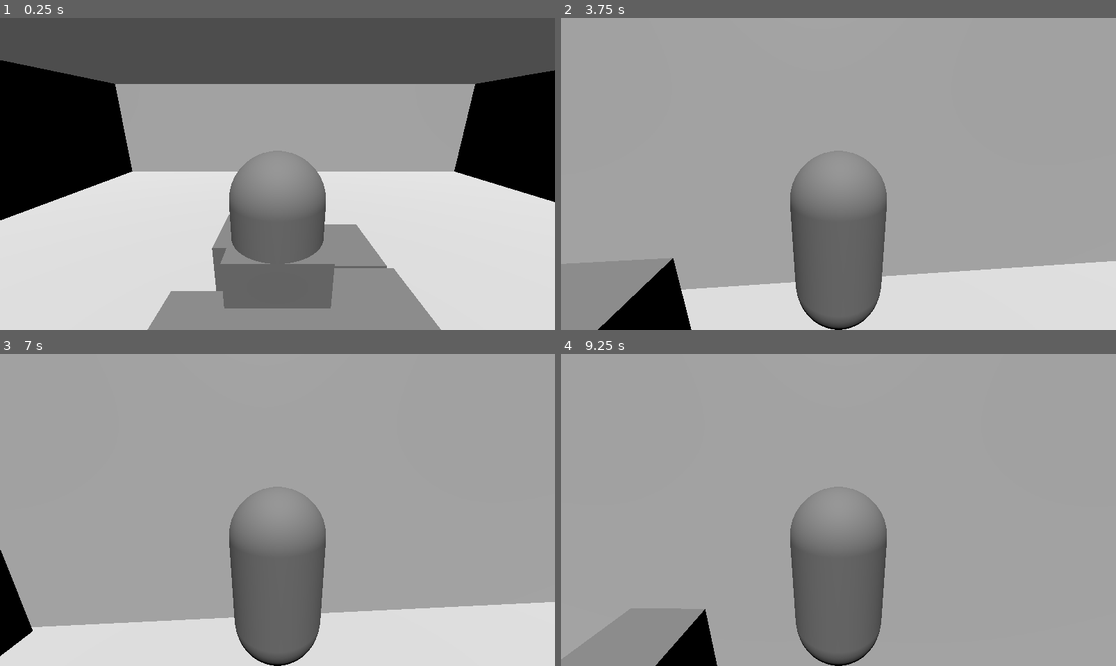
Above: before the commit, frames 1-4 (two rows, left to right).
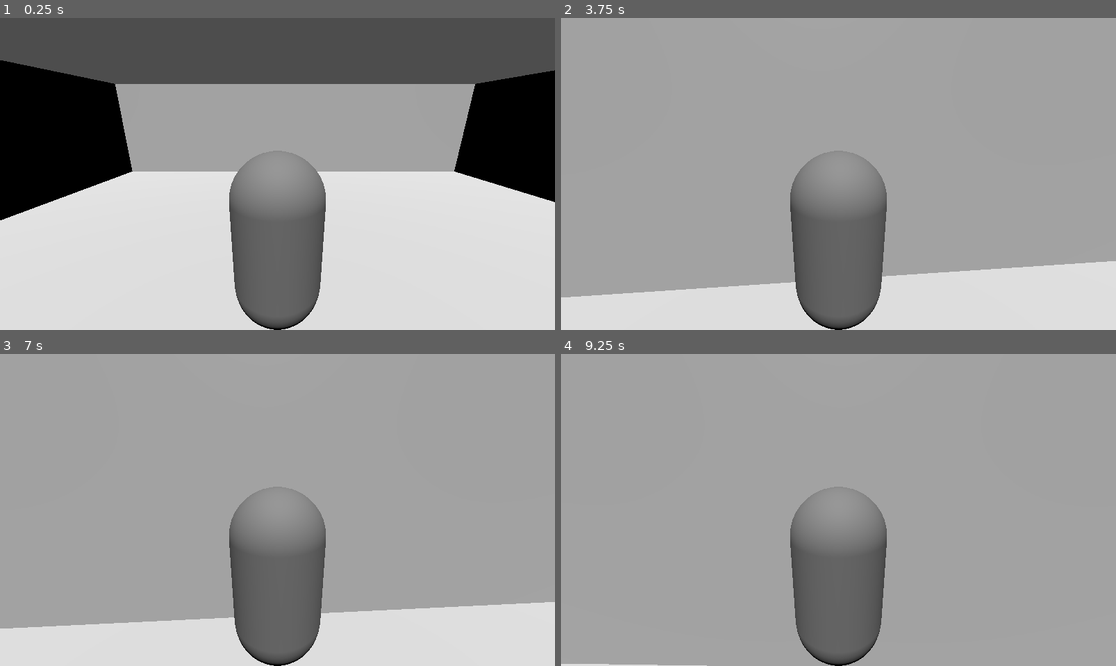
Above: after the commit, the same moments.

Repository: jbannisterly/SetInStone
Game: Godot game, scene res://Scene.tscn
The game is run twice, just before and just after one commit, with the same random seed, the same clock (stepped at 60 frames per second) and the same inputs.
Inputs (mouse positions are in pixels of both pictures, inside the frame that each line leads up to):
- Up to frame 1 (0.25 s): no input
- Up to frame 2 (3.75 s): tap Enter (ui_accept) at 0.5, 0.77, 1.52, 2.75, 3.02 s; move the mouse to (866, 174) at 0.52 s; hold W from 0.53 s (still down); click (866, 174) at 0.67 s; move the mouse to (810, 174) at 1.27 s; click (810, 174) at 1.42 s; move the mouse to (849, 167) at 2.02 s; click (849, 167) at 2.17 s; move the mouse to (832, 180) at 2.77 s; click (832, 180) at 2.92 s; move the mouse to (877, 177) at 3.52 s; click (877, 177) at 3.67 s
- Up to frame 3 (7 s): tap Enter (ui_accept) at 3.77, 4.52, 5, 6.02, 6.77 s; move the mouse to (233, 506) at 4.27 s; click (233, 506) at 4.42 s; move the mouse to (283, 510) at 5.02 s; click (283, 510) at 5.17 s; move the mouse to (255, 503) at 5.77 s; release W at 5.78 s; hold D 5.78-6.53 s; click (255, 503) at 5.92 s; move the mouse to (305, 510) at 6.52 s; hold W from 6.53 s (still down); click (305, 510) at 6.67 s
- Up to frame 4 (9.25 s): move the mouse to (810, 510) at 7.27 s; click (810, 510) at 7.42 s; tap Enter (ui_accept) at 7.52, 8.75, 9.02 s; move the mouse to (849, 503) at 8.02 s; click (849, 503) at 8.17 s; move the mouse to (832, 516) at 8.77 s; release W at 8.78 s; hold A from 8.78 s (still down); click (832, 516) at 8.92 s

The runs differ from the first frame. In frame 1, 8.6% of the frame differs, in the area x 26-80%, y 63-100%; in frame 2, 3.1%; in frame 3, 1.0%; in frame 4, 1.1%.

Commit message:
can shoot enemies

Diff:
--- a/set-in-stone/Enemy.tscn
+++ b/set-in-stone/Enemy.tscn
@@ -6,7 +6,7 @@
 
 [sub_resource type="CapsuleShape3D" id="CapsuleShape3D_tt7e2"]
 
-[node name="Node3D" type="CharacterBody3D" unique_id=409435434]
+[node name="Enemy" type="CharacterBody3D" unique_id=409435434]
 transform = Transform3D(1, 0, 0, 0, 1, 0, 0, 0, 1, 0, 0.49732715, 0)
 collision_layer = 2
 script = ExtResource("1_tt7e2")
--- a/set-in-stone/EnemySpawner.tscn
+++ b/set-in-stone/EnemySpawner.tscn
@@ -18,7 +18,7 @@
 # Called every frame. 'delta' is the elapsed time since the previous frame.
 func _process(delta: float) -> void:
 
-	if enemy_count < 10:
+	if enemy_count < 10 and randf() > 0.99:
 		var new_enemy = enemy.instantiate()
 		new_enemy.connect(\"died\", _on_enemy_died)
 		add_child(new_enemy)
--- a/set-in-stone/Player.tscn
+++ b/set-in-stone/Player.tscn
@@ -1,12 +1,13 @@
 [gd_scene format=3 uid="uid://chv3rwgouf4iw"]
 
 [ext_resource type="Script" uid="uid://c3b3fqrek4e3" path="res://player_movement.gd" id="1_xhfnw"]
+[ext_resource type="Script" uid="uid://csihjc0gb4ky8" path="res://camera_holder.gd" id="2_kpjcp"]
 
 [sub_resource type="CapsuleMesh" id="CapsuleMesh_xhfnw"]
 
 [sub_resource type="CapsuleShape3D" id="CapsuleShape3D_0rwas"]
 
-[node name="Node3D" type="CharacterBody3D" unique_id=848546064]
+[node name="Player" type="CharacterBody3D" unique_id=848546064]
 script = ExtResource("1_xhfnw")
 
 [node name="MeshInstance3D" type="MeshInstance3D" parent="." unique_id=1756730682]
@@ -15,6 +16,10 @@
 [node name="CollisionShape3D" type="CollisionShape3D" parent="." unique_id=1045125332]
 shape = SubResource("CapsuleShape3D_0rwas")
 
-[node name="Camera3D" type="Camera3D" parent="." unique_id=2067000389]
-transform = Transform3D(-1, -2.441013e-08, 8.529066e-08, 0, 1.0068324, 0.270561, -8.742278e-08, 0.27921933, -0.97561145, 0, 1.3230491, -2)
+[node name="CameraHolder" type="Node3D" parent="." unique_id=2104967677]
+transform = Transform3D(1.4010537, 0, 0, 0, 1, 0, 0, 0, 1, 0, 0, 0)
+script = ExtResource("2_kpjcp")
+
+[node name="Camera3D" type="Camera3D" parent="CameraHolder" unique_id=2067000389]
+transform = Transform3D(-1, -2.336272e-08, 8.4243254e-08, 0, 0.96363044, 0.26723838, -8.742278e-08, 0.26723838, -0.96363044, 0, 1.3230491, -2)
 current = true
--- /dev/null
+++ b/set-in-stone/camera_holder.gd
@@ -0,0 +1,11 @@
+extends Node3D
+
+
+# Called when the node enters the scene tree for the first time.
+func _ready() -> void:
+	pass # Replace with function body.
+
+
+# Called every frame. 'delta' is the elapsed time since the previous frame.
+func _process(delta: float) -> void:
+	pass
--- a/set-in-stone/enemy.gd
+++ b/set-in-stone/enemy.gd
@@ -1,6 +1,6 @@
 extends CharacterBody3D
 
-const SPEED = 5
+const SPEED = 1
 var target = Vector3(0,0,0)
 var total_delta = 0
 var spawner = get_parent()
@@ -9,7 +9,6 @@
 
 # Called when the node enters the scene tree for the first time.
 func _ready() -> void:
-	#add_user_signal("died")
 	pass # Replace with function body.
 
 
@@ -41,7 +40,5 @@
 
 	position.y = 0
 
-	if randf() > 0.99:
-		die()
 
 	pass
--- a/set-in-stone/player_movement.gd
+++ b/set-in-stone/player_movement.gd
@@ -1,7 +1,7 @@
 extends CharacterBody3D
 
 
-const SPEED = 5.0
+const SPEED = 5.
 const JUMP_VELOCITY = 4.5
 const CAM_ROT = -0.001
 
@@ -9,13 +9,28 @@
 	if (event is InputEventMouseMotion):
 		global_rotation.y += event.relative.x * CAM_ROT
 
+	if (event is InputEventMouseButton):
+		if (event.button_index == MOUSE_BUTTON_LEFT):
+			shoot()
+
 func _ready() -> void:
 
 	pass
 
+func shoot() -> void:
+	var space_state = get_world_3d().direct_space_state
+	# use global coordinates, not local to node
+	var start = position
+	var end = position + transform.basis.z * 100;
+	print(start)
+	print(end)
+	var query = PhysicsRayQueryParameters3D.create(start, end)
+	var result = space_state.intersect_ray(query)
+
+	if (result.collider.has_method("die")):
+		print(result.collider.die())
+
 func _physics_process(delta: float) -> void:
-
-	# Add the gravity.
 	if not is_on_floor():
 		velocity += get_gravity() * delta
 
Not shown, added: set-in-stone/camera_holder.gd.uid
